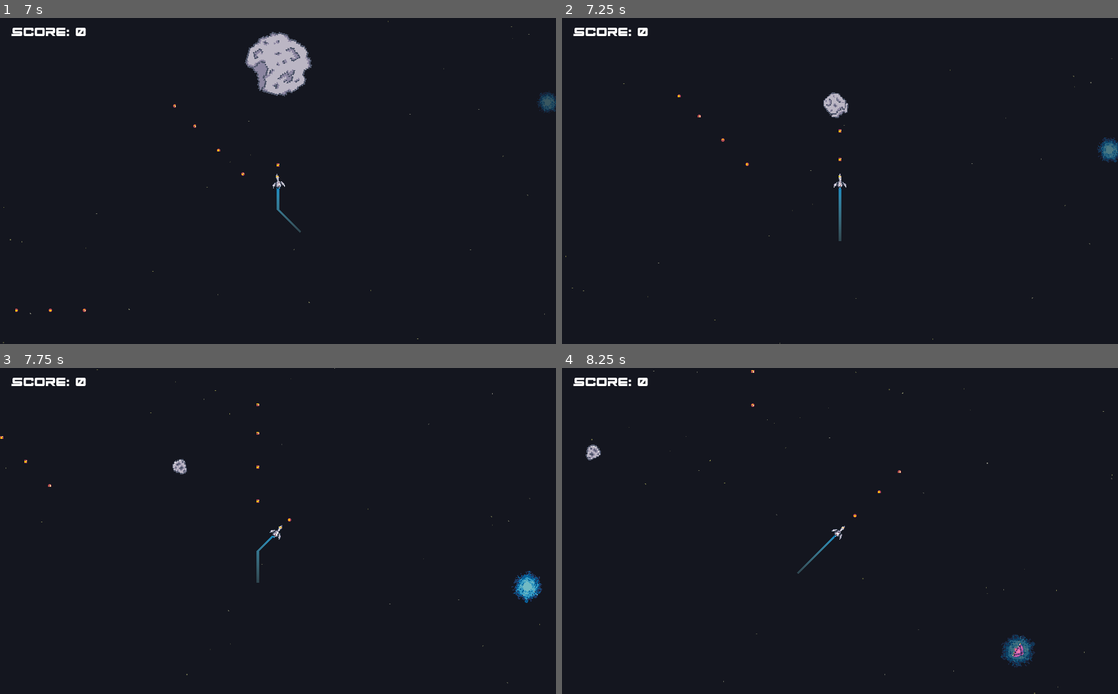
Above: before the commit, frames 1-4 (two rows, left to right).
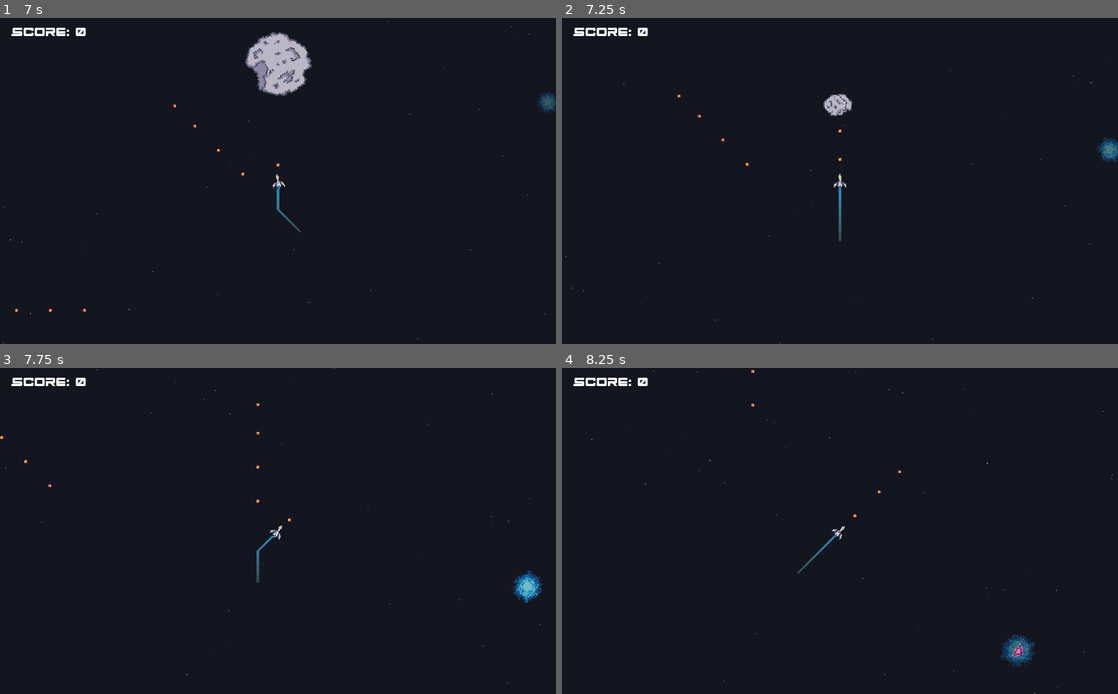
Above: after the commit, the same moments.

Repository: Nairu/GMTK-2019
Game: Godot game, scene res://Scenes/OpeningLevel.tscn
Same seed, same stepped clock (60 frames per second), same inputs: the game is played once before the commit and once after it.
Inputs:
- Up to frame 1 (7 s): tap Space at 0.5 s; tap Enter (ui_accept) at 0.77, 1.52, 3.02, 3.77, 4.52, 6.02, 6.77 s
- Up to frame 2 (7.25 s): no input
- Up to frame 3 (7.75 s): tap Enter (ui_accept) at 7.52 s
- Up to frame 4 (8.25 s): no input

Frame 1 is identical in both runs. In frame 2, 0.2% of the frame differs, in the area x 47-53%, y 22-31%; in frame 3, less than 0.1%; in frame 4, 0.1%.

Commit message:
Fixed asteroid spawning logic

Diff:
--- a/Scripts/BaseLevel.gd
+++ b/Scripts/BaseLevel.gd
@@ -164,7 +164,9 @@
 
 func spawn_asteroid_children(size, position):
 	print("Spawning 2 asteroids at: " + str(position))
-	var direction = Vector2(randf()*2-1, randf()*2-1)
+	var unit_vector = (player_node.position - position).normalized();
+	#make direction perpendicular.
+	var direction = Vector2(unit_vector.y, -unit_vector.x)
 
 	var asteroid_instance = null
 	if size == 1:
@@ -173,7 +175,7 @@
 		asteroid_instance = asteroid_small.instance()
 
 	asteroid_instance.set_name("ROID!")
-	asteroid_instance.position = position + direction
+	asteroid_instance.position = position + direction*10
 	asteroid_instance.connect("spawn_children", self, "spawn_asteroid_children")
 	add_child(asteroid_instance)
 	asteroid_instance.direction = direction;
